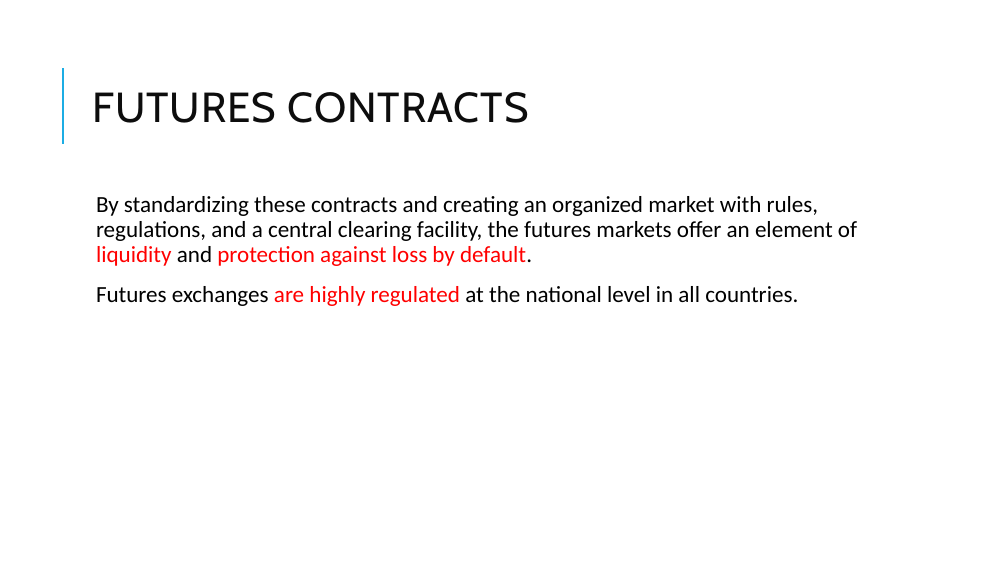
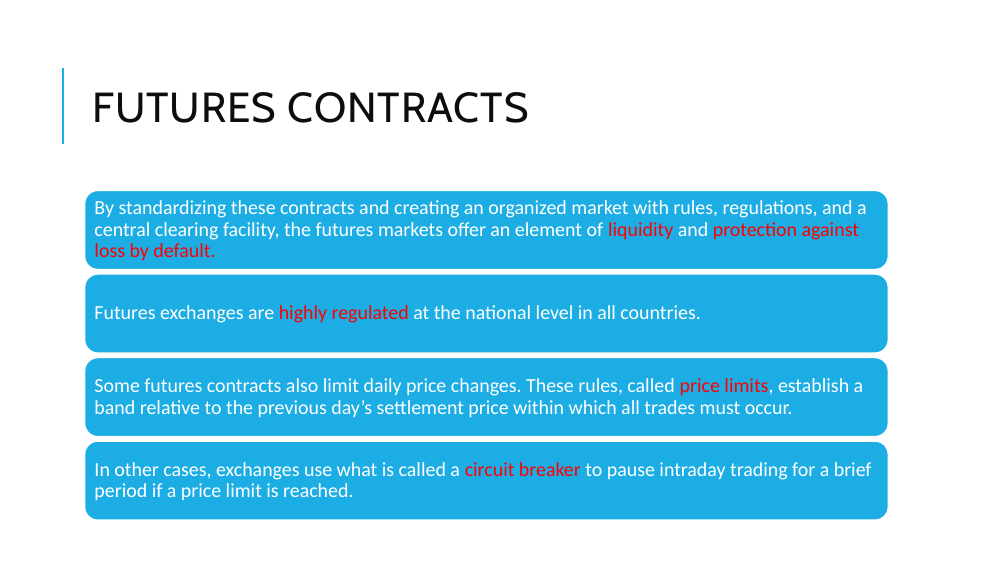
Before and after one commit to Isco0530/data, a slide deck: slide 14 of Derivatives.pptx. Drawn at 1008x567 pixels with LibreOffice and Linux fonts; fonts in the diff are those of the drawing. Boxes give left, top, right and bottom in pixels: in the first picture for what was removed or moved away, otherwise in the second. Text is boxed around its words. In the diff, an @@ line names an element or a change of style, - is before the commit and + after.

```diff
--- a/Derivatives.pptx
+++ b/Derivatives.pptx
@@ text "By standardizing these contracts and ..." at [94,200,867,261]: size 22 to 19 pt; text colour #000000 to #FFFFFF in "By standardizing these contracts and creating an ..."; text colour #000000 to #FF0000 in "default."; bullet   to none; less space between paragraphs; vertical alignment top to middle @@
@@ text at [96,286,798,306]: paragraph removed @@
-  Futures exchanges are highly regulated at the national level in all countries.
@@ group added at [85,191,889,521]: 4 rounded rectangles, 3 texts @@
+Futures exchanges are highly regulated at the national level in all countries.
+Some futures contracts also limit daily price changes. These rules, called price limits, establish a band relative to the previous day’s settlement price within which all trades must occur.
+In other cases, exchanges use what is called a circuit breaker to pause intraday trading for a brief period if a price limit is reached.
```
Also in this commit, not shown: 9 other slides changed, 1 slide added.
